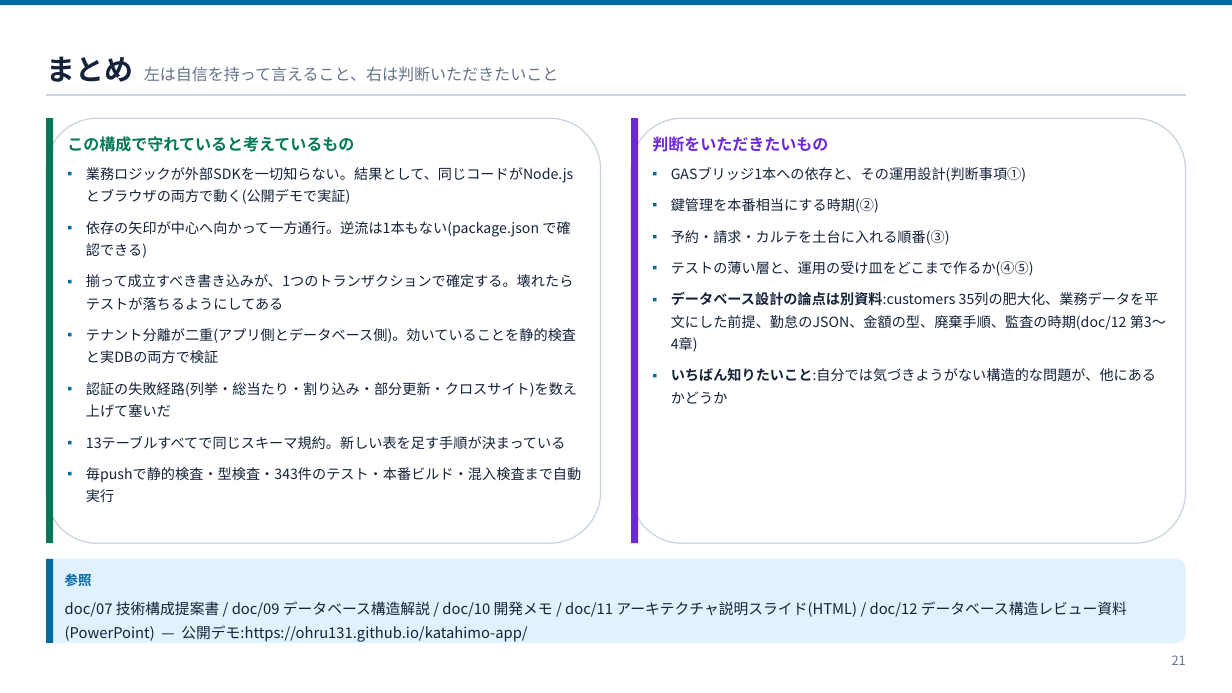
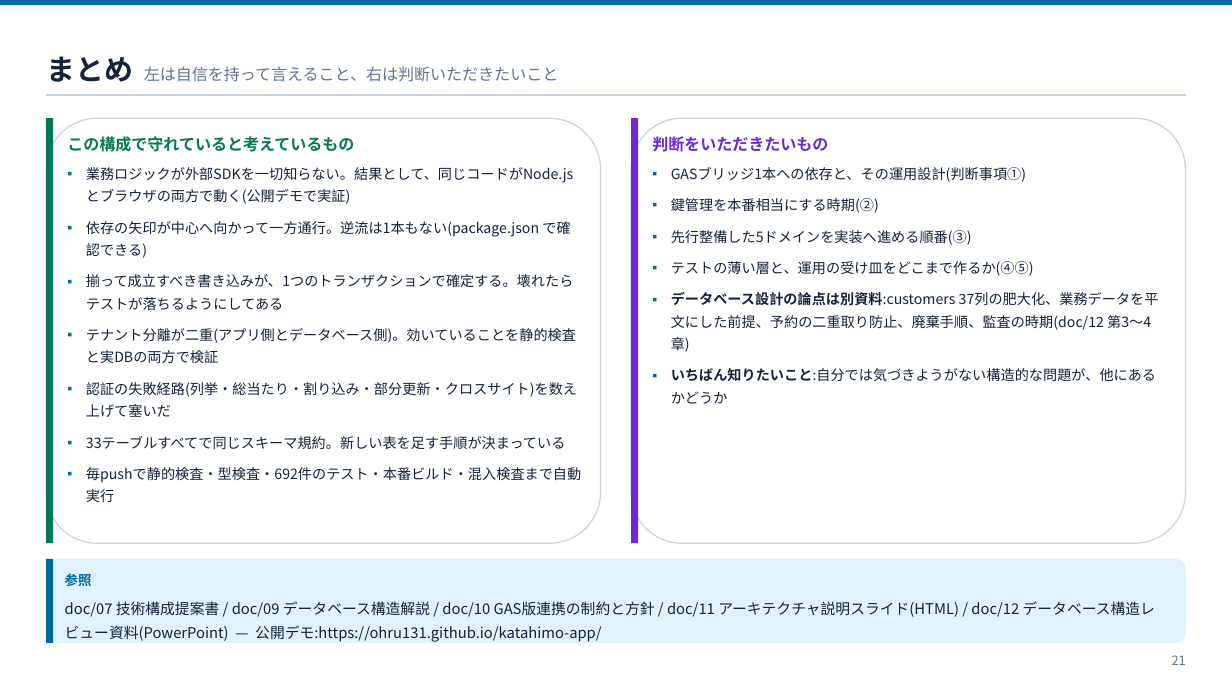
Before and after one commit to ohru131/katahimo-app, a slide deck: slide 21 of doc/13_アーキテクチャ説明資料.pptx. Drawn at 1232x693 pixels with LibreOffice and Linux fonts; fonts in the diff are those of the drawing. Boxes give left, top, right and bottom in pixels: in the first picture for what was removed or moved away, otherwise in the second. Text is boxed around its words. In the diff, an @@ line names an element or a change of style, - is before the commit and + after.

```diff
--- a/doc/13_アーキテクチャ説明資料.pptx
+++ b/doc/13_アーキテクチャ説明資料.pptx
@@ text at (671,230,972,245): text changed @@
-▪ 予約・請求・カルテを土台に入れる順番(③)
+▪ 先行整備した5ドメインを実装へ進める順番(③)
@@ text at (671,292,1159,330): text changed @@
-▪ データベース設計の論点は別資料:customers 35列の肥大化、業務データを平文にした前提、勤怠のJSON、金額の型、廃棄手順、監査の時期(doc/12 第3〜4章)
+▪ データベース設計の論点は別資料:customers 37列の肥大化、業務データを平文にした前提、予約の二重取り防止、廃棄手順、監査の時期(doc/12 第3〜4章)
@@ text at (86,436,581,502): text changed @@
-▪ 13テーブルすべてで同じスキーマ規約。新しい表を足す手順が決まっている
-▪ 毎pushで静的検査・型検査・343件のテスト・本番ビルド・混入検査まで自動実行
+▪ 33テーブルすべてで同じスキーマ規約。新しい表を足す手順が決まっている
+▪ 毎pushで静的検査・型検査・692件のテスト・本番ビルド・混入検査まで自動実行
@@ text at (65,601,1155,642): text changed @@
-doc/07 技術構成提案書 / doc/09 データベース構造解説 / doc/10 開発メモ / doc/11 アーキテクチャ説明スライド(HTML) / doc/12 データベース構造レビュー資料(PowerPoint) — 公開デモ:https://ohru131.github.io/katahimo-app/
+doc/07 技術構成提案書 / doc/09 データベース構造解説 / doc/10 GAS版連携の制約と方針 / doc/11 アーキテクチャ説明スライド(HTML) / doc/12 データベース構造レビュー資料(PowerPoint) — 公開デモ:https://ohru131.github.io/katahimo-app/
```
Also in this commit, not shown: 8 other slides changed, 5 other files.
